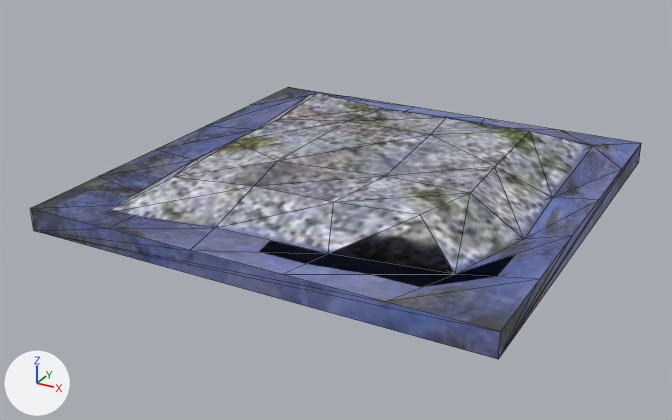
The glTF model objects/models/WaterWay.glb as it was, and as the next commit left it.
One viewpoint serves both versions: a 50 mm camera at (1.76, -3.45, 1.72) aimed at (-0.05, -0.15, 0.07). Lighting does not change. The marker at lower left points along +X, +Y and +Z. Mesh edges are drawn as thin lines. Vertices at the same position are counted once.
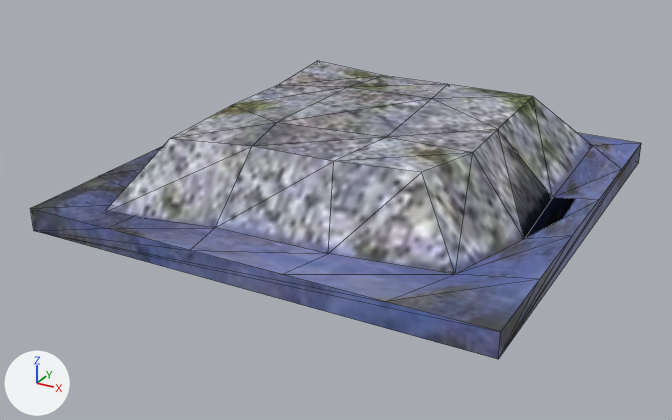
The newer file is also turned or shifted as a whole; pictures and numbers use the older file's frame.

Edits to the bpy script that builds the scene:
```text
Change me_cube:
    where me_cube.from_pydata(...)  # 65 vertices, 131 faces; spans x -1.0..1.0, y -1.0..1.0, z 0.1..0.34
    used by ob_cube; location = (0.0, 0.0, 0.0)
    me_cube part 1: all 16 vertices in x -0.57..0.6, y -0.63..0.62, z 0.3..0.34 are moved by (0.0, 0.0, 0.17)
```

Where the change shows, as pixel boxes (x1, y1, x2, y2) in the pictures (672 x 420 px; the box of a moved part takes in the faces that stretch with it):
'Cube', reshaped (10% taller)
    before: (31, 87, 641, 359)
    after: (31, 61, 641, 359)
part 1 of me_cube, moved or reshaped
    before: (112, 93, 592, 274)
    after: (107, 61, 592, 274)
